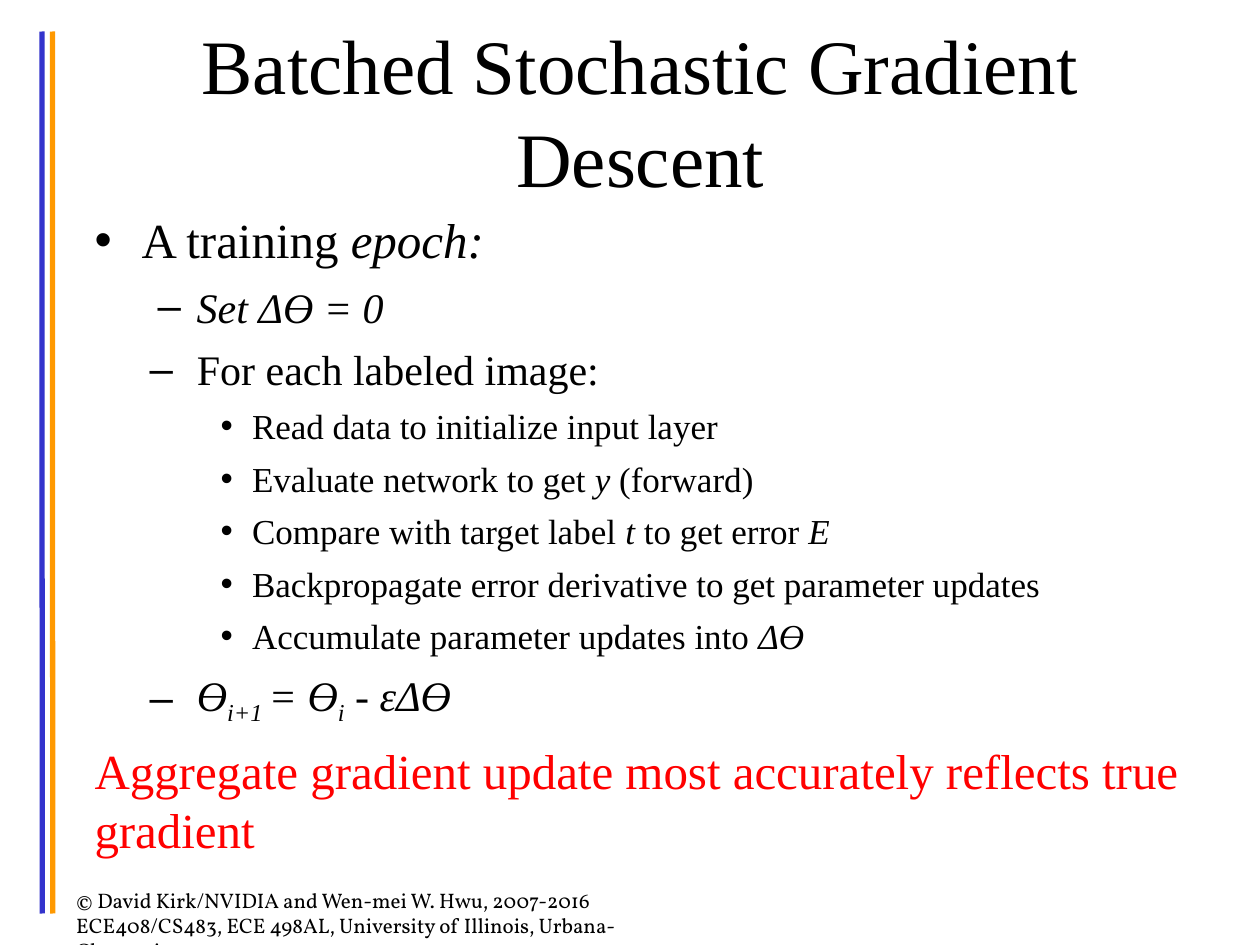
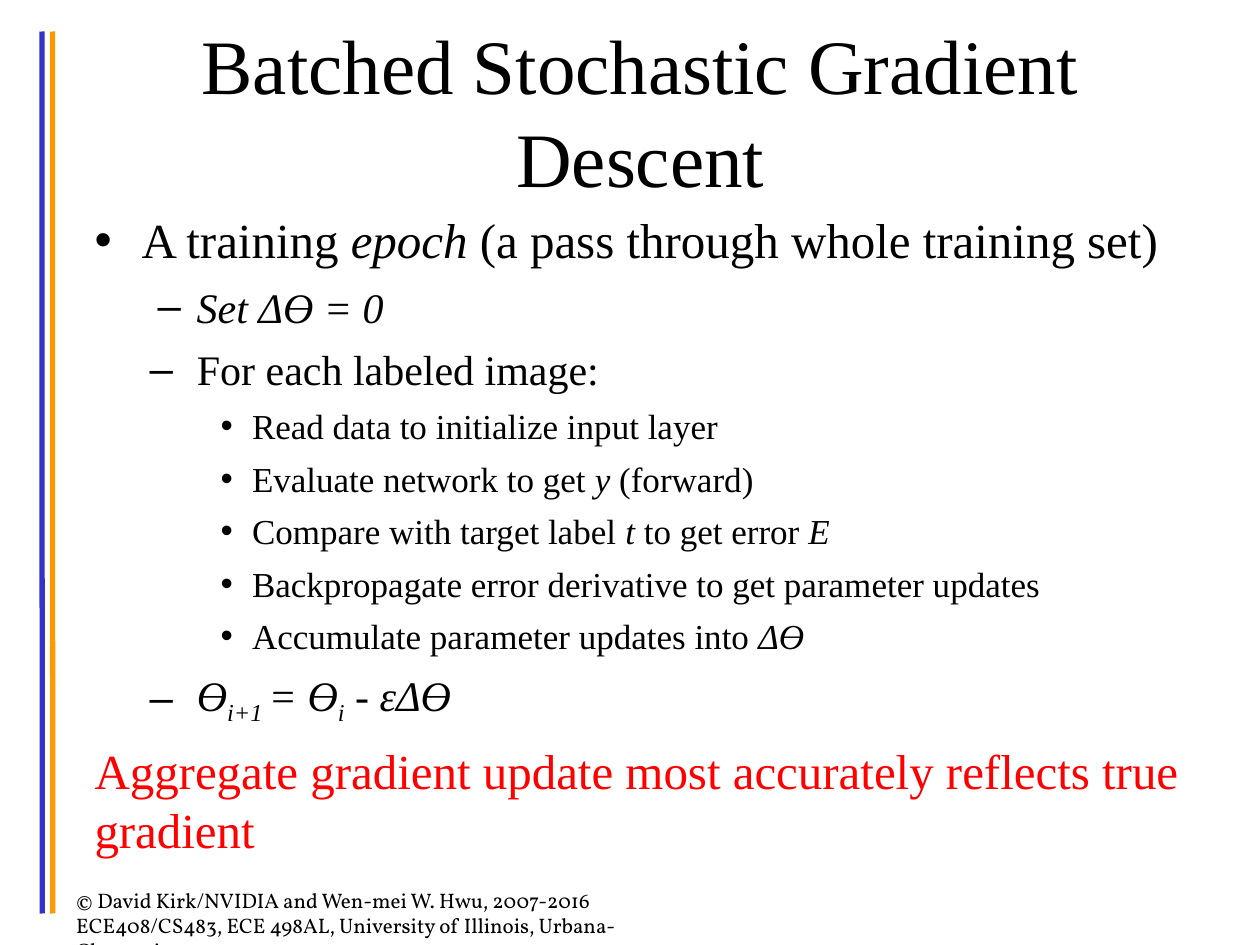
Before and after one commit to cwpearson/hugo-cwpearson, a slide deck: slide 21 of static/pptx/2017FA_ECE408_dl02_FF-Gradient.pptx (slide 18 before the commit). Drawn at 1260x945 pixels with LibreOffice and Linux fonts; fonts in the diff are those of the drawing. Boxes give left, top, right and bottom in pixels: in the first picture for what was removed or moved away, otherwise in the second. Text is boxed around its words. In the diff, an @@ line names an element or a change of style, - is before the commit and + after.

```diff
--- a/static/pptx/2017FA_ECE408_dl02_FF-Gradient.pptx
+++ b/static/pptx/2017FA_ECE408_dl02_FF-Gradient.pptx
@@ text at [142, 224, 1158, 268]: text changed @@
-• A training epoch:
+• A training epoch (a pass through whole training set)
```
Also in this commit, not shown: 6 other slides changed, 4 slides added, 1 slide removed, 4 other files.
